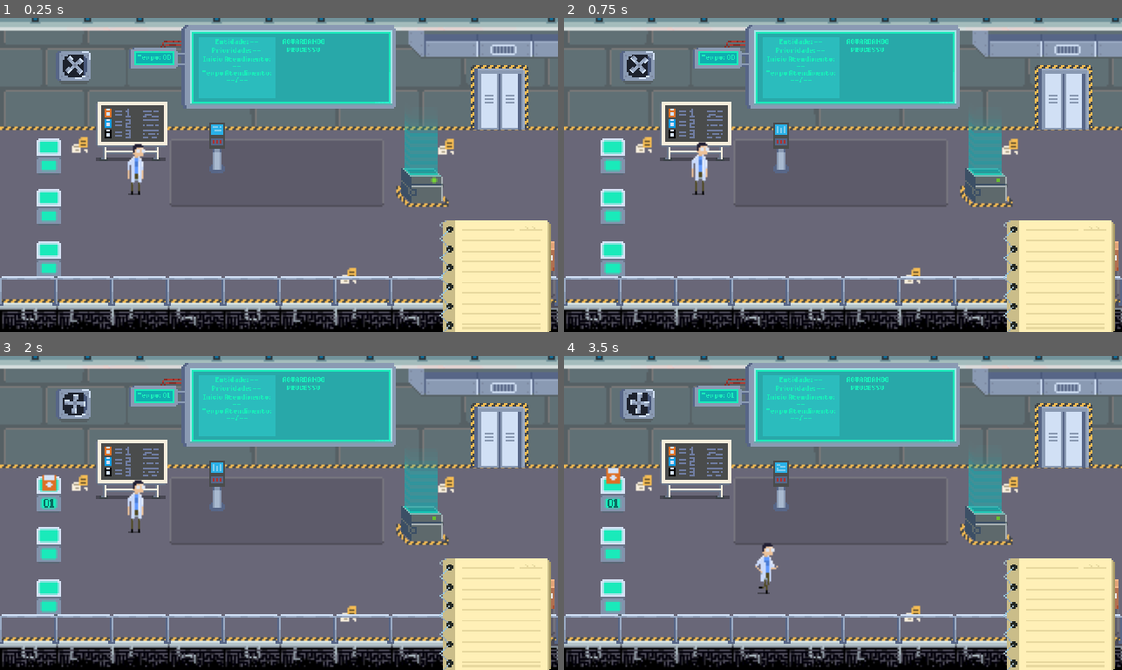
Above: before the commit, frames 1-4 (two rows, left to right).
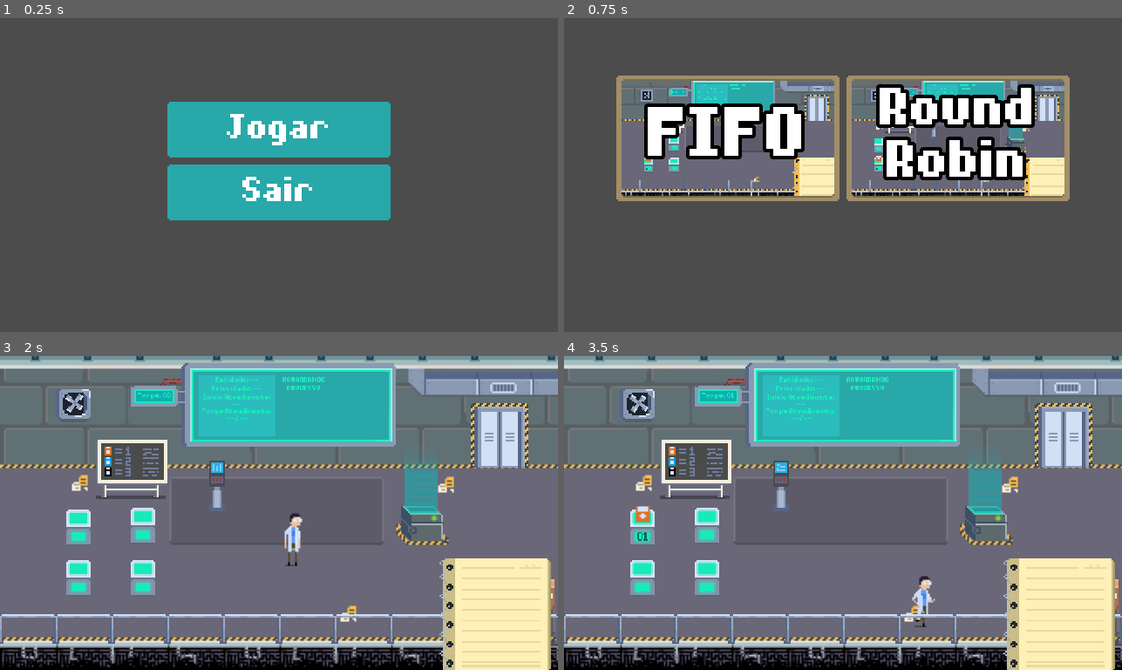
Above: after the commit, the same moments.

Repository: RohrGM/CPU-Quest
Game: Godot game, scene res://scene/Menu.tscn
The game is run twice, just before and just after one commit, with the same random seed, the same clock (stepped at 60 frames per second) and the same inputs. Before the commit the project starts from res://scene/Game.tscn.
Inputs (mouse positions are in pixels of both pictures, inside the frame that each line leads up to):
- Up to frame 1 (0.25 s): no input
- Up to frame 2 (0.75 s): click (843, 131) at 0.5 s, where only the run after the commit has a clickable "Jogar"
- Up to frame 3 (2 s): click (161, 478) at 1.25 s, where only the run after the commit has a clickable "FIFO"
- Up to frame 4 (3.5 s): hold D (move_right) 2.03-2.78 s; hold Space (interact) 2.03-2.78 s; hold S (move_down) from 2.78 s (still down); tap Space (interact) at 2.85 s

The runs differ from the first frame. In frame 1, 96% of the frame differs, in the area x 0-100%, y 0-100%; in frame 2, 89%; in frame 3, 3.9%; in frame 4, 4.1%.

Commit message:
menus

Diff:
--- /dev/null
+++ b/assets/font/MenuFont.tres
@@ -0,0 +1,7 @@
+[gd_resource type="DynamicFont" load_steps=2 format=2]
+
+[ext_resource path="res://assets/font/Default.ttf" type="DynamicFontData" id=1]
+
+[resource]
+size = 18
+font_data = ExtResource( 1 )
--- a/project.godot
+++ b/project.godot
@@ -27,7 +27,7 @@
 [application]
 
 config/name="Projeto Escalonamento"
-run/main_scene="res://scene/Game.tscn"
+run/main_scene="res://scene/Menu.tscn"
 config/icon="res://icon.png"
 
 [display]
--- a/scene/Game.tscn
+++ b/scene/Game.tscn
@@ -49,19 +49,22 @@
 [node name="Objects" type="YSort" parent="."]
 
 [node name="Pod2" parent="Objects" instance=ExtResource( 2 )]
-position = Vector2( 28, 109 )
+position = Vector2( 45, 128 )
+
+[node name="Pod3" parent="Objects" instance=ExtResource( 2 )]
+position = Vector2( 82, 128 )
 
 [node name="Pod4" parent="Objects" instance=ExtResource( 2 )]
-position = Vector2( 28, 139 )
+position = Vector2( 45, 99 )
 
 [node name="Pod5" parent="Objects" instance=ExtResource( 2 )]
-position = Vector2( 28, 80 )
+position = Vector2( 82, 98 )
 
 [node name="Board" parent="Objects" instance=ExtResource( 3 )]
 position = Vector2( 75, 81 )
 
 [node name="Player" parent="Objects" instance=ExtResource( 4 )]
-position = Vector2( 76, 101 )
+position = Vector2( 166, 120 )
 collision_layer = 3
 collision_mask = 3
 
--- /dev/null
+++ b/scene/Level.tscn
@@ -0,0 +1,72 @@
+[gd_scene load_steps=8 format=2]
+
+[ext_resource path="res://assets/img/gameDeniro.png" type="Texture" id=1]
+[ext_resource path="res://assets/font/Default.ttf" type="DynamicFontData" id=2]
+[ext_resource path="res://script/Level.gd" type="Script" id=3]
+
+[sub_resource type="AtlasTexture" id=2]
+atlas = ExtResource( 1 )
+region = Rect2( 0, 256, 128, 80 )
+
+[sub_resource type="AtlasTexture" id=1]
+atlas = ExtResource( 1 )
+region = Rect2( 0, 336, 128, 80 )
+
+[sub_resource type="DynamicFont" id=3]
+size = 36
+outline_size = 2
+outline_color = Color( 0, 0, 0, 1 )
+font_data = ExtResource( 2 )
+
+[sub_resource type="DynamicFont" id=4]
+size = 27
+outline_size = 2
+outline_color = Color( 0, 0, 0, 1 )
+font_data = ExtResource( 2 )
+
+[node name="Level" type="Control"]
+anchor_right = 1.0
+anchor_bottom = 1.0
+script = ExtResource( 3 )
+
+[node name="HBoxContainer" type="HBoxContainer" parent="."]
+margin_left = 30.0
+margin_top = 30.0
+margin_right = 290.0
+margin_bottom = 110.0
+
+[node name="Fifo" type="TextureButton" parent="HBoxContainer"]
+margin_right = 128.0
+margin_bottom = 80.0
+texture_normal = SubResource( 2 )
+texture_pressed = SubResource( 1 )
+texture_hover = SubResource( 1 )
+
+[node name="Label" type="Label" parent="HBoxContainer/Fifo"]
+margin_top = 3.0
+margin_right = 128.0
+margin_bottom = 75.0
+custom_fonts/font = SubResource( 3 )
+text = "FIFO"
+align = 1
+valign = 1
+
+[node name="RR" type="TextureButton" parent="HBoxContainer"]
+margin_left = 132.0
+margin_right = 260.0
+margin_bottom = 80.0
+texture_normal = SubResource( 2 )
+texture_pressed = SubResource( 1 )
+texture_hover = SubResource( 1 )
+
+[node name="Label" type="Label" parent="HBoxContainer/RR"]
+margin_top = 3.0
+margin_right = 128.0
+margin_bottom = 75.0
+custom_fonts/font = SubResource( 4 )
+text = "Round Robin"
+align = 1
+valign = 1
+autowrap = true
+
+[connection signal="pressed" from="HBoxContainer/Fifo" to="." method="_on_Fifo_pressed"]
--- /dev/null
+++ b/scene/Menu.tscn
@@ -0,0 +1,62 @@
+[gd_scene load_steps=7 format=2]
+
+[ext_resource path="res://assets/img/gameDeniro.png" type="Texture" id=1]
+[ext_resource path="res://assets/font/MenuFont.tres" type="DynamicFont" id=2]
+[ext_resource path="res://script/packege/Menu.gd" type="Script" id=3]
+
+[sub_resource type="CanvasItemMaterial" id=1]
+
+[sub_resource type="AtlasTexture" id=2]
+atlas = ExtResource( 1 )
+region = Rect2( 0, 0, 128, 32 )
+
+[sub_resource type="AtlasTexture" id=3]
+atlas = ExtResource( 1 )
+region = Rect2( 0, 32, 128, 32 )
+
+[node name="Menu" type="Control"]
+anchor_right = 1.0
+anchor_bottom = 1.0
+script = ExtResource( 3 )
+
+[node name="VBoxContainer" type="VBoxContainer" parent="."]
+margin_left = 96.0
+margin_top = 48.0
+margin_right = 224.0
+margin_bottom = 116.0
+
+[node name="Play" type="TextureButton" parent="VBoxContainer"]
+material = SubResource( 1 )
+margin_right = 128.0
+margin_bottom = 32.0
+texture_normal = SubResource( 2 )
+texture_pressed = SubResource( 3 )
+texture_hover = SubResource( 3 )
+
+[node name="Label" type="Label" parent="VBoxContainer/Play"]
+margin_right = 128.0
+margin_bottom = 32.0
+custom_fonts/font = ExtResource( 2 )
+text = "Jogar"
+align = 1
+valign = 1
+
+[node name="Quit" type="TextureButton" parent="VBoxContainer"]
+material = SubResource( 1 )
+margin_top = 36.0
+margin_right = 128.0
+margin_bottom = 68.0
+texture_normal = SubResource( 2 )
+texture_pressed = SubResource( 3 )
+texture_hover = SubResource( 3 )
+
+[node name="Label" type="Label" parent="VBoxContainer/Quit"]
+margin_right = 128.0
+margin_bottom = 32.0
+custom_fonts/font = ExtResource( 2 )
+text = "Sair"
+align = 1
+valign = 1
+
+[connection signal="pressed" from="VBoxContainer/Play" to="." method="_on_Play_pressed"]
+[connection signal="pressed" from="VBoxContainer/Quit" to="." method="_on_Quit_pressed"]
--- /dev/null
+++ b/script/Level.gd
@@ -0,0 +1,10 @@
+extends Control
+
+var game_scene: String
+
+
+func _ready():
+	game_scene = "res://scene/Game.tscn"
+
+func _on_Fifo_pressed():
+	get_tree().change_scene(game_scene)
--- /dev/null
+++ b/script/packege/Menu.gd
@@ -0,0 +1,12 @@
+extends Control
+
+var level_scene: String
+
+func _ready() -> void:
+	level_scene = "res://scene/Level.tscn"
+
+func _on_Play_pressed() -> void:
+	get_tree().change_scene(level_scene)
+
+func _on_Quit_pressed() -> void:
+	get_tree().quit()
Binary file changed: assets/img/gameDeniro.png
